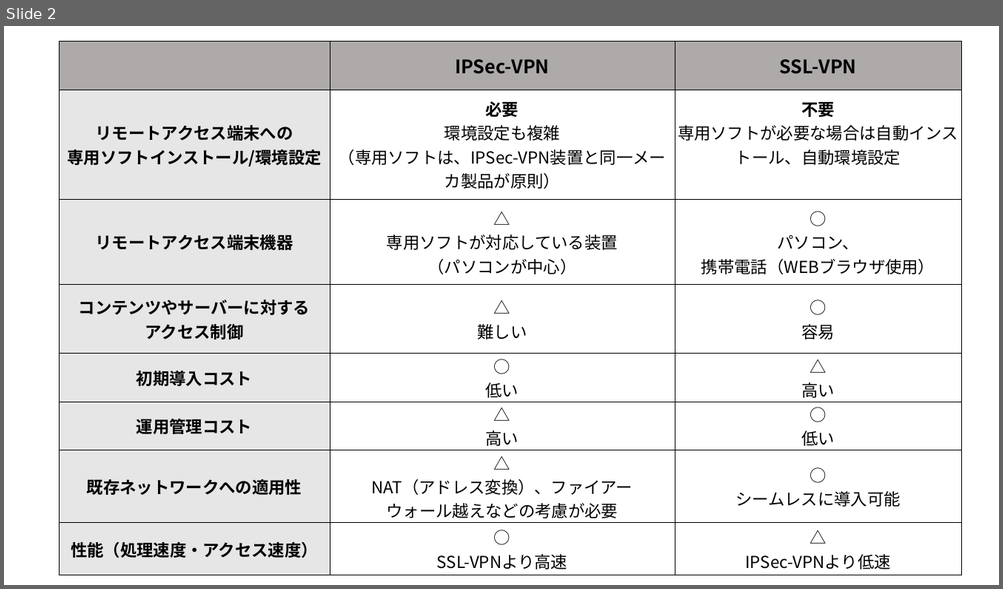
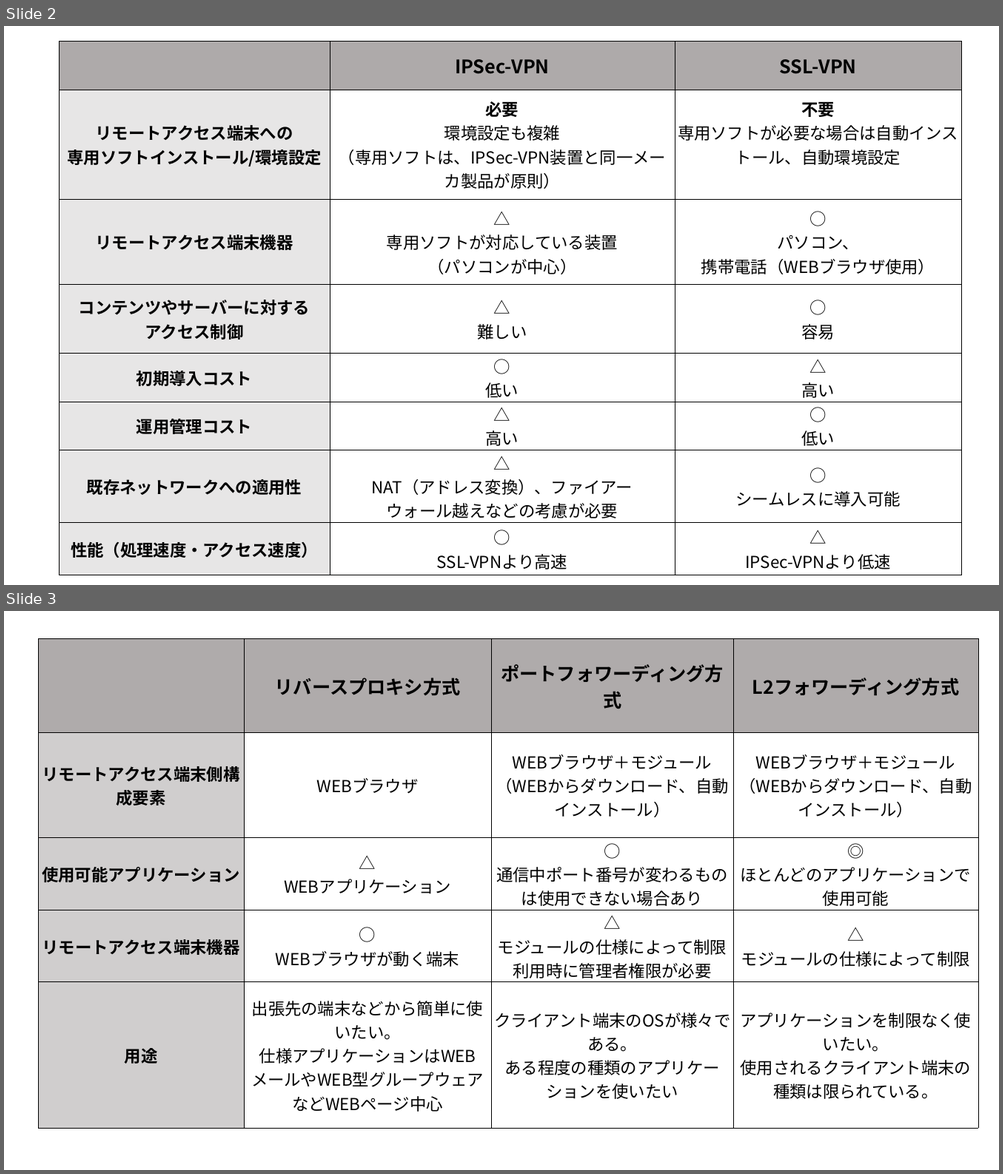
Before and after one commit to Alice-to-Bob/Graduate_School, a slide deck: SUBTHEME/graphs/telework_list.pptx. Shown one above the other, each under a label of ours: slide 2 before the commit, slides 2 and 3 after it. The pictures are 1003x589 and 1003x1174 pixels, drawn with LibreOffice and Linux fonts; fonts in the diff are those of the drawing. Boxes give left, top, right and bottom in pixels: in the first picture for what was removed or moved away, otherwise in the second. Text is boxed around its words. In the diff, an @@ line names an element or a change of style, - is before the commit and + after.

```diff
--- a/SUBTHEME/graphs/telework_list.pptx
+++ b/SUBTHEME/graphs/telework_list.pptx
@@ slide 3 added at bbox=[4, 611, 999, 1170], background #FFFFFF @@
@@ table added at bbox=[38, 638, 978, 1128], 5 rows, 4 columns @@
+ | リバースプロキシ方式 | ポートフォワーディング方式 | L2フォワーディング方式
+リモートアクセス端末側構成要素 | WEBブラウザ | WEBブラウザ＋モジュール（WEBからダウンロード、自動インストール） | WEBブラウザ＋モジュール（WEBからダウンロード、自動インストール）
+使用可能アプリケーション | △ / WEBアプリケーション | ○ / 通信中ポート番号が変わるものは使用できない場合あり | ◎ / ほとんどのアプリケーションで使用可能
+リモートアクセス端末機器 | ○ / WEBブラウザが動く端末 | △ / モジュールの仕様によって制限 利用時に管理者権限が必要 | △ / モジュールの仕様によって制限
+用途 | 出張先の端末などから簡単に使いたい。 仕様アプリケーションはWEBメールやWEB型グループウェアなどWEBページ中心 | クライアント端末のOSが様々である。 ある程度の種類のアプリケーションを使いたい | アプリケーションを制限なく使いたい。 使用されるクライアント端末の種類は限られている。
```
Also in this commit, not shown: 12 other files.
